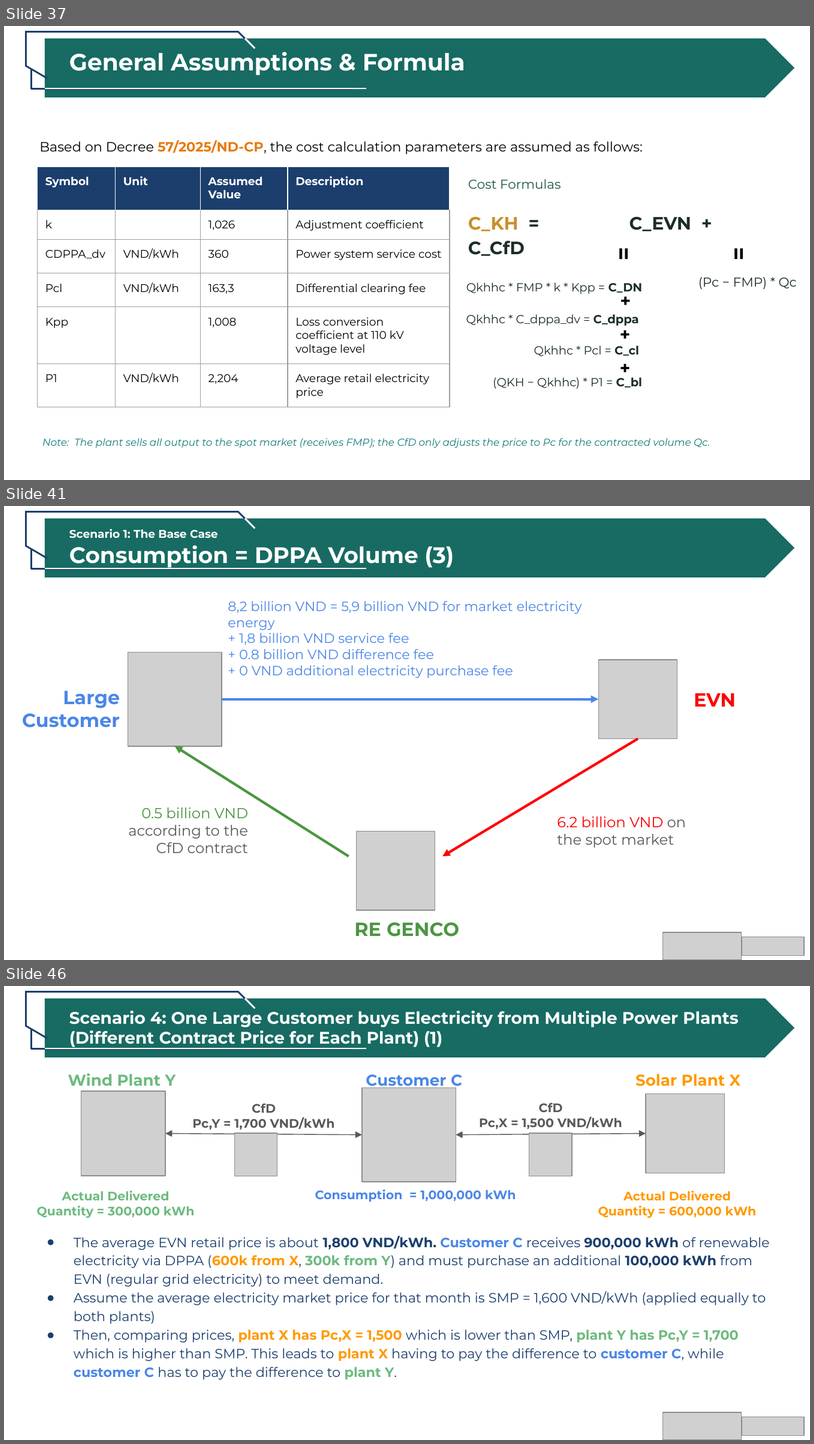
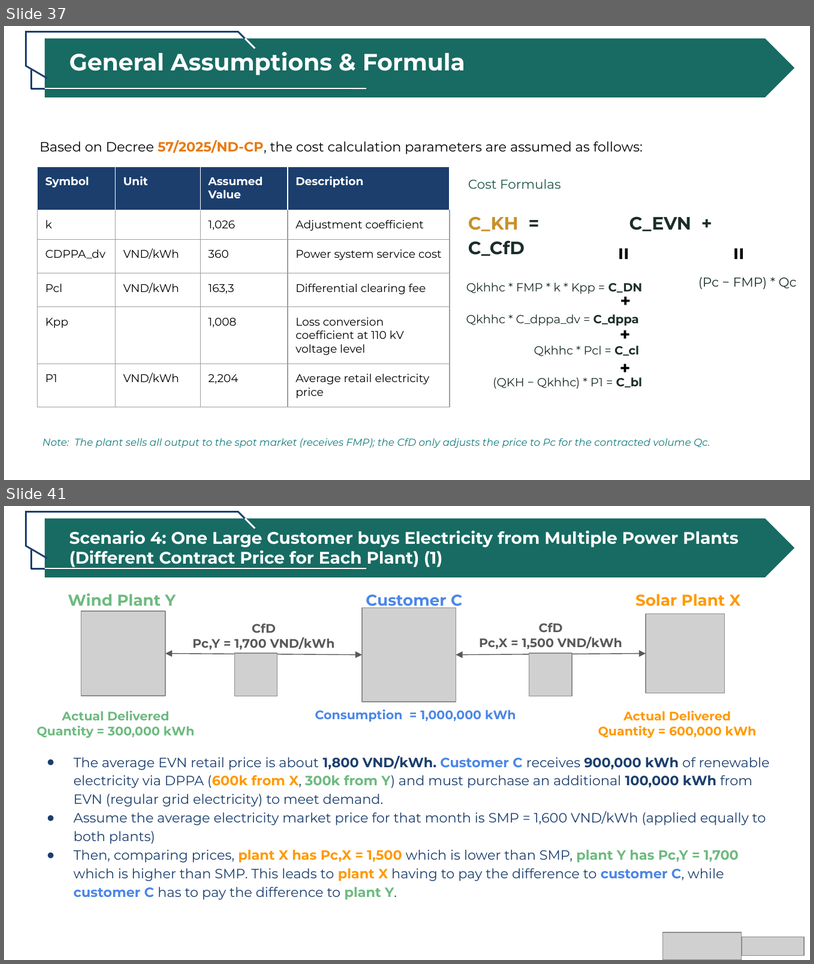
Before and after one commit to tah-allotrope/dppa-case, a slide deck: ceba/CEBA DPPA 2026.pptx. Shown one above the other, each under a label of ours: slides 37, 41 and 46 before the commit, slides 37 and 41 after it; the slides between them are not shown. The pictures are 814x1444 and 814x964 pixels, drawn with LibreOffice and Linux fonts; fonts in the diff are those of the drawing; grey boxes stand for pictures. Boxes give left, top, right and bottom in pixels: in the first picture for what was removed or moved away, otherwise in the second. Text is boxed around its words. In the diff, an @@ line names an element or a change of style, - is before the commit and + after.

Commit message:
deck-consolidation phase-02: build 3 canonical case slides
- New build_canonical_cases.py: python-pptx script that adds 3 new
  blank-layout slides at the end of the deck, reorders them to position
  38/39/40 (1-based), and deletes the 8 old standalone scenario slides
  (originally 1-based 38-45 = Scenarios 1+3).
- New slides use the same factory frame as the app
  (app/src/data/default-scenarios.js):
  * Case A Matched: 4,200 kWh/h × 24h balanced at 4,200 kWh/h solar
  * Case B Shortfall: 6,100 kWh/h load vs 4,200 kWh/h solar (1,900 kWh/h gap)
  * Case C Excess: 2,600 kWh/h load vs 4,700 kWh/h solar (2,100 kWh/h excess)
- All 3 slides use verified 2026 numbers (research/2026-06-22_vietnam-dppa-2026.md):
  * Retail 2,204.07, fees 523.3, loss 1.0342, strike 2,000, FMP 1,427 illustrative
- Slide format mirrors the app's walkthroughCaseCard so a facilitator can
  hand off from deck to live tool without re-doing the math:
  5-line EVN bill + CfD settlement + Net = EVN + CfD + savings vs BAU
- Bottom-of-slide caveat strip: FMP illustrative (NSMO/ERAV not public),
  30-min settlement (Circular 16/2025), 2025 verified retail/fees/loss
- Deck: 57 → 52 slides (forecast was 52 — exact match)
- Validation: python-pptx loads deck cleanly, slide count = 52

Known bug-fix in this phase:
- First run had an off-by-one in deletion indices; the surviving old
  Scenario 1 setup at slide 41 was wrongly preserved and the Scenario 4
  setup at slide 49 was wrongly deleted. Restored from backup and
  re-ran with corrected indices (delete 0-based 40-47, not 41-48). Verified
  new layout: 38-40 are the canonical cases, 41-45 are the old Scenarios
  4+5 (preserved for PHASE-03 netting callout).

```diff
--- a/ceba/CEBA DPPA 2026.pptx
+++ b/ceba/CEBA DPPA 2026.pptx
@@ slide 41 removed at bbox=[4, 506, 810, 960], background #FFFFFF @@
@@ group removed at bbox=[25, 511, 794, 577]: 8 lines, 1 pentagon arrow, 1 text @@
-Scenario 1: The Base Case
-Consumption = DPPA Volume (3)
@@ text removed at bbox=[228, 601, 582, 678] @@
-8,2 billion VND = 5,9 billion VND for market electricity energy
-+ 1,8 billion VND service fee
-+ 0.8 billion VND difference fee
-+ 0 VND additional electricity purchase fee
@@ picture removed at bbox=[128, 652, 222, 745] @@
@@ picture removed at bbox=[599, 659, 678, 738] @@
@@ text removed at bbox=[22, 690, 120, 727] @@
-Large Customer
@@ arrow removed from (222, 699) to (599, 699) @@
@@ text removed at bbox=[694, 693, 736, 706] @@
-EVN
@@ arrow removed from (639, 738) to (443, 856) @@
@@ arrow removed from (349, 856) to (175, 747) @@
@@ text removed at bbox=[128, 807, 248, 853] @@
-0.5 billion VND according to the CfD contract
@@ text removed at bbox=[557, 816, 687, 847] @@
-6.2 billion VND on the spot market
@@ picture removed at bbox=[356, 831, 435, 910] @@
@@ text removed at bbox=[354, 922, 459, 936] @@
-RE GENCO
@@ picture removed at bbox=[663, 932, 742, 959] @@
@@ picture removed at bbox=[742, 937, 804, 955] @@
@@ what was slide 46 is now slide 41 @@
```
Also in this commit, not shown: 3 slides added, 7 other slides removed, 4 other files.
